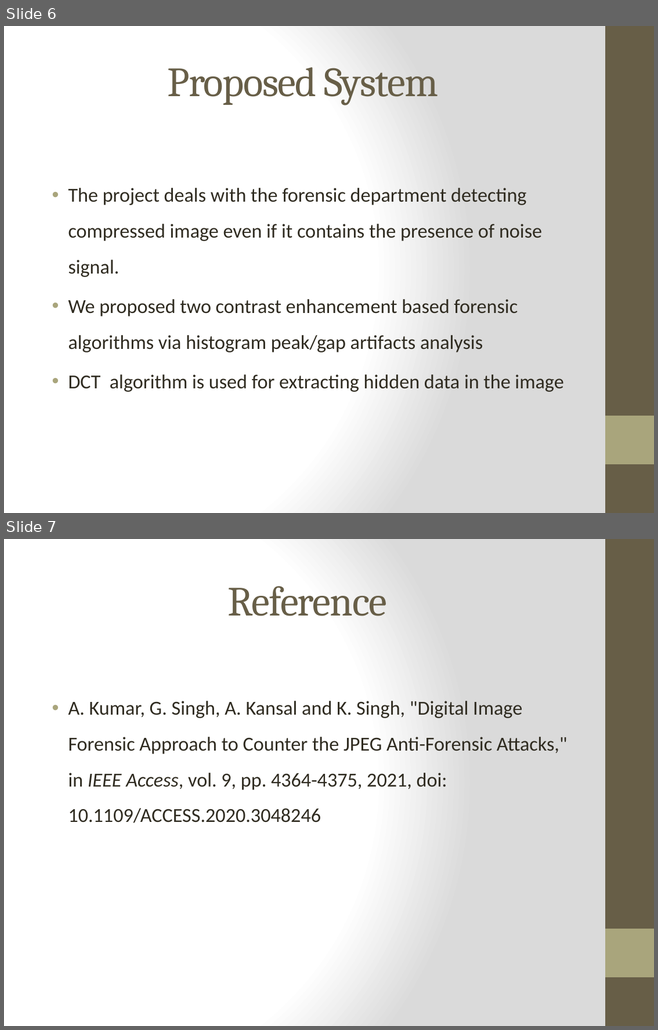
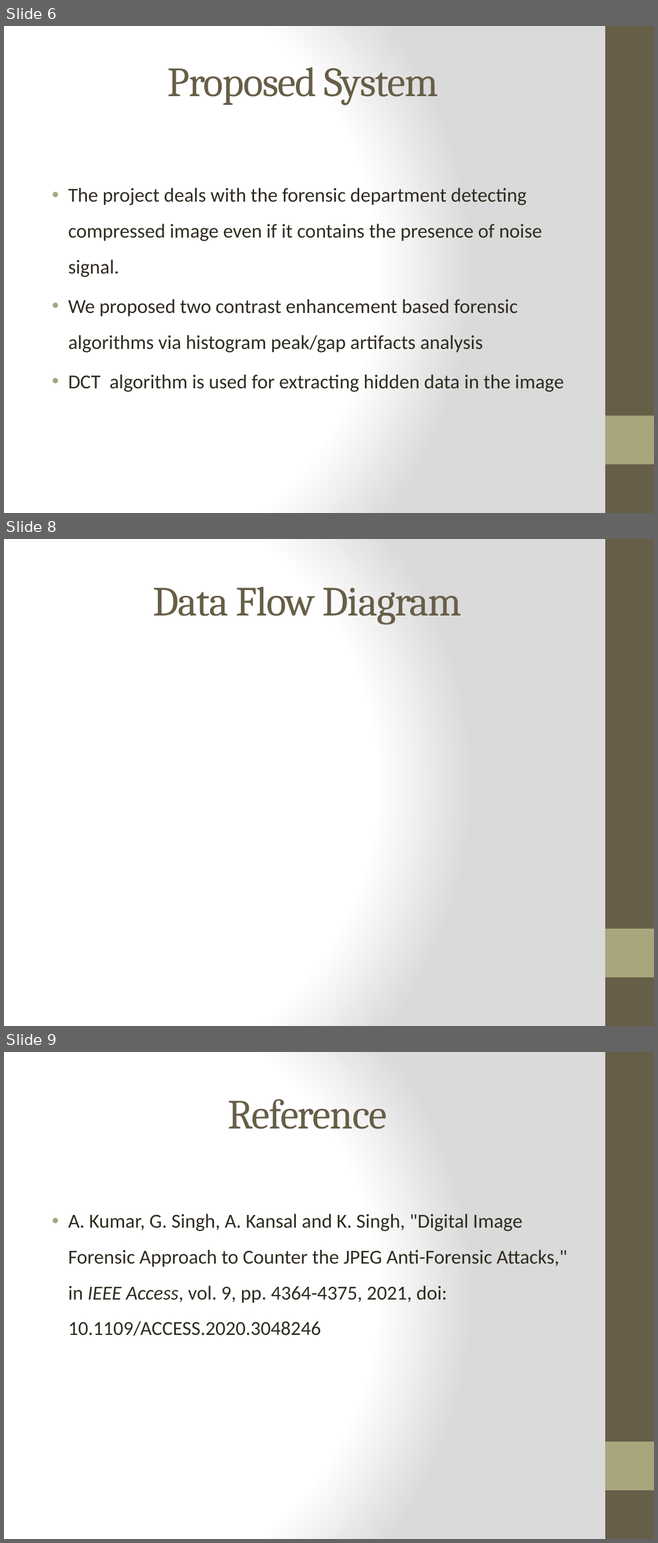
Before and after one commit to amal-as/Image-forensic-detection, a slide deck: ppt/Amal Image Forensic Tool ppt.pptx. Shown one above the other, each under a label of ours: slides 6 and 7 before the commit, slides 6, 8 and 9 after it; the slides between them are not shown. The pictures are 658x1030 and 658x1543 pixels, drawn with LibreOffice and Linux fonts; fonts in the diff are those of the drawing. Boxes give left, top, right and bottom in pixels: in the first picture for what was removed or moved away, otherwise in the second. Text is boxed around its words. In the diff, an @@ line names an element or a change of style, - is before the commit and + after.

```diff
--- a/ppt/Amal Image Forensic Tool ppt.pptx
+++ b/ppt/Amal Image Forensic Tool ppt.pptx
@@ slide 8 added at [4, 539, 654, 1026], background gradient #FFFFFF to #DADADA; not listed: 2 template elements that a slide beside it also shows @@
@@ title added at [152, 587, 462, 624], 46 pt, text #675E47 @@
+Data Flow Diagram
@@ what was slide 7 is now slide 9 @@
```
Also in this commit, not shown: 1 other slide added.
